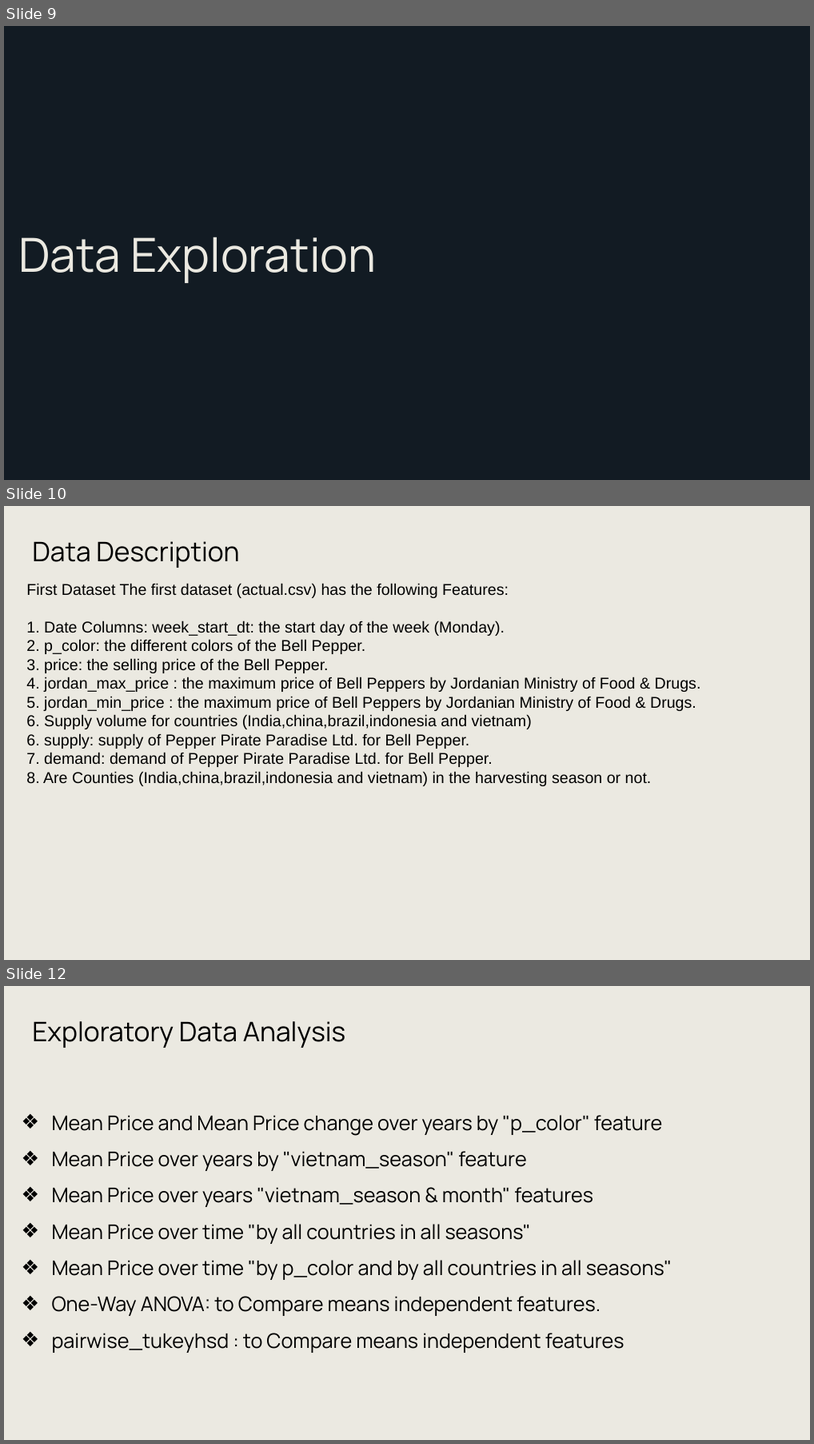
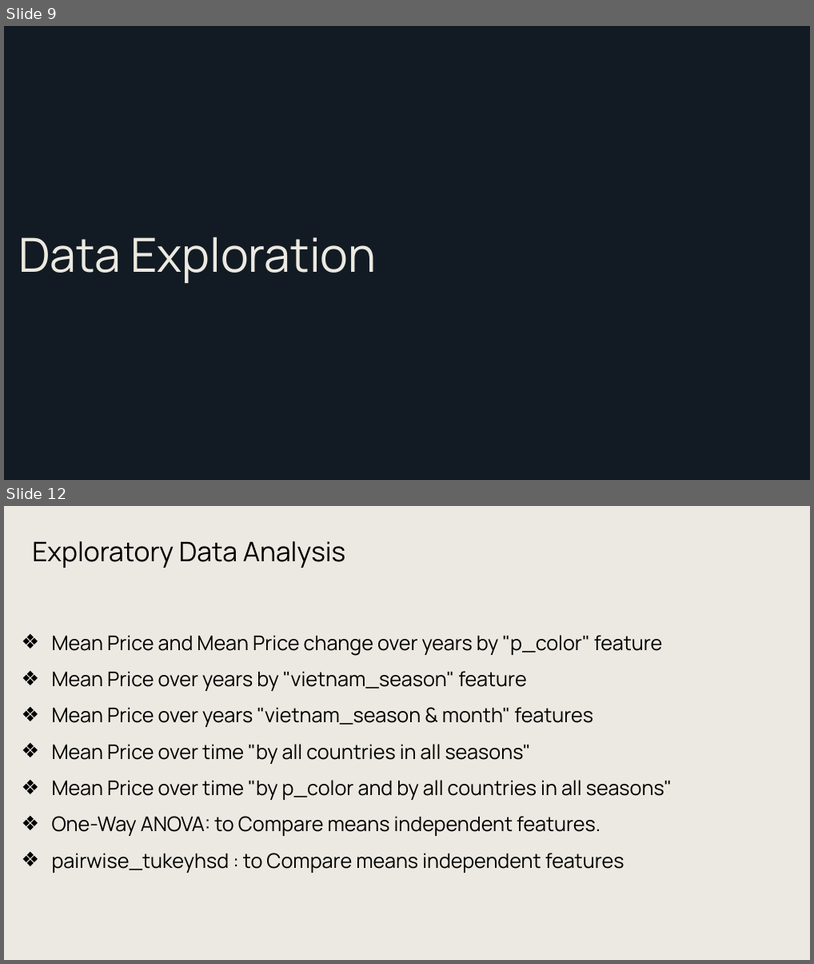
Before and after one commit to omar-ammar0/Intern_Final_Project, a slide deck: Presentation/AI Internship Capstone Project Presentation.pptx. Shown one above the other, each under a label of ours: slides 9, 10 and 12 before the commit, slides 9 and 12 after it; the slides between them are not shown. The pictures are 814x1444 and 814x964 pixels, drawn with LibreOffice and Linux fonts; fonts in the diff are those of the drawing; background and template pictures are left out. Boxes give left, top, right and bottom in pixels: in the first picture for what was removed or moved away, otherwise in the second. Text is boxed around its words. In the diff, an @@ line names an element or a change of style, - is before the commit and + after.

```diff
--- a/Presentation/AI Internship Capstone Project Presentation.pptx
+++ b/Presentation/AI Internship Capstone Project Presentation.pptx
@@ slide 10 removed at [4,506,810,960], background #EBE9E1 @@
@@ text removed at [32,541,239,568] @@
-Data Description
@@ text removed at [26,583,702,786] @@
-First Dataset The first dataset (actual.csv) has the following Features:
-1. Date Columns: week_start_dt: the start day of the week (Monday).
-2. p_color: the different colors of the Bell Pepper.
-3. price: the selling price of the Bell Pepper.
-4. jordan_max_price : the maximum price of Bell Peppers by Jordanian Ministry of Food & Drugs.
-5. jordan_min_price : the maximum price of Bell Peppers by Jordanian Ministry of Food & Drugs.
-6. Supply volume for countries (India,china,brazil,indonesia and vietnam)
-6. supply: supply of Pepper Pirate Paradise Ltd. for Bell Pepper.
-7. demand: demand of Pepper Pirate Paradise Ltd. for Bell Pepper.
-8. Are Counties (India,china,brazil,indonesia and vietnam) in the harvesting season or not.
```
Also in this commit, not shown: 1 slide changed, 3 slides added, 2 other slides removed.
